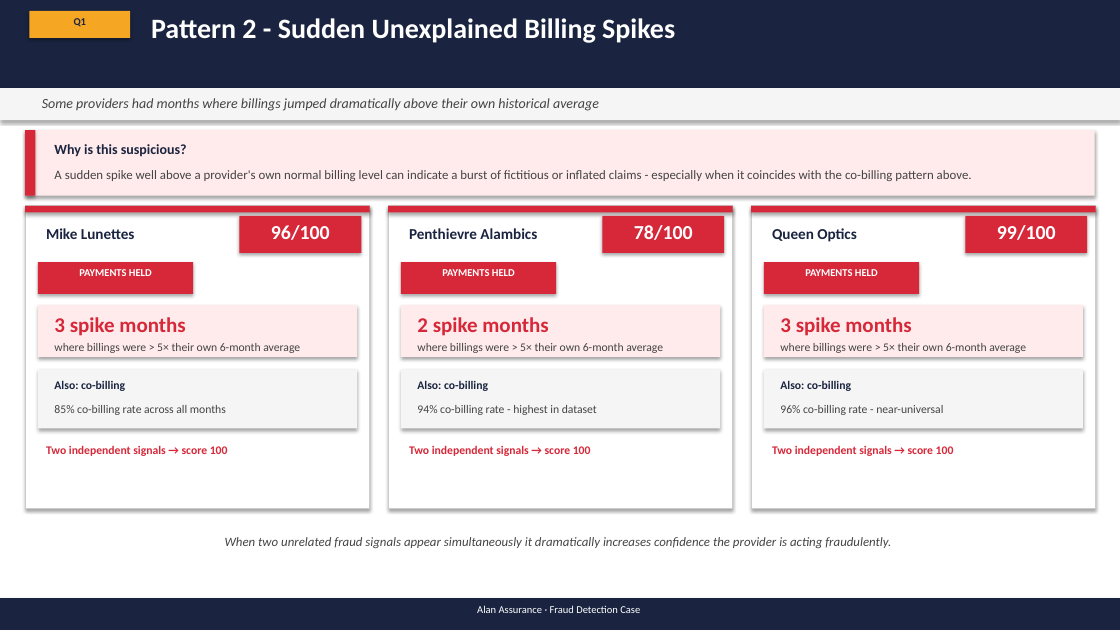
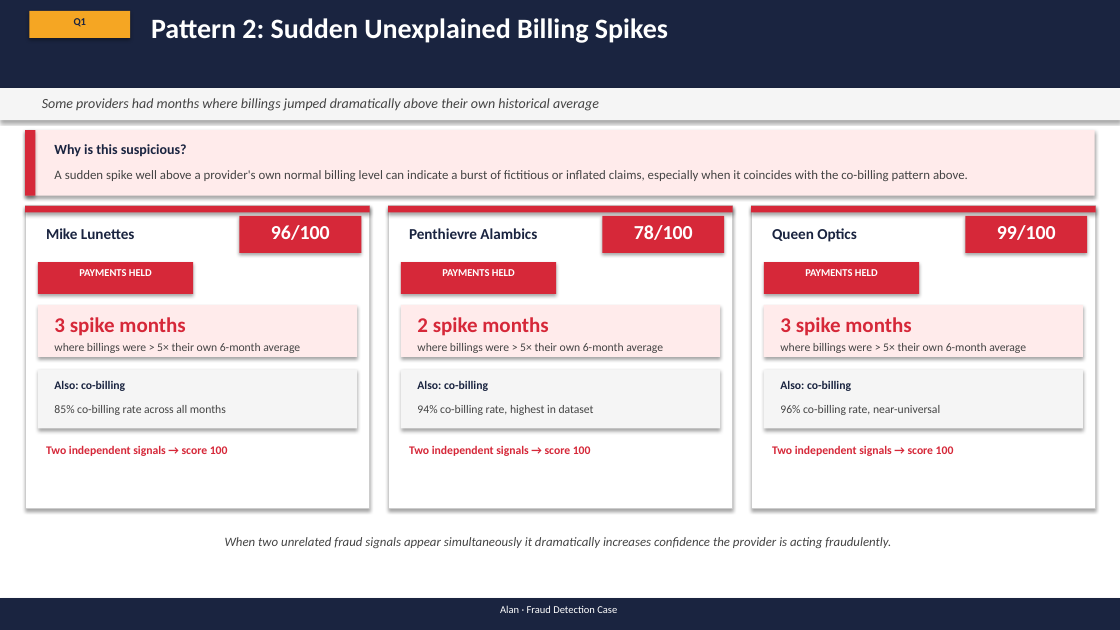
Before and after one commit to MaxwellM34/InsuranceFraudDetection, a slide deck: slide 6 of fraud_ops_presentation_updated.pptx. Drawn at 1120x630 pixels with LibreOffice and Linux fonts; fonts in the diff are those of the drawing. Boxes give left, top, right and bottom in pixels: in the first picture for what was removed or moved away, otherwise in the second. Text is boxed around its words. In the diff, an @@ line names an element or a change of style, - is before the commit and + after.

```diff
--- a/fraud_ops_presentation_updated.pptx
+++ b/fraud_ops_presentation_updated.pptx
@@ text at bbox=[151, 18, 668, 43]: text changed @@
-Pattern 2 - Sudden Unexplained Billing Spikes
+Pattern 2: Sudden Unexplained Billing Spikes
@@ text at bbox=[54, 170, 968, 181]: text changed @@
-A sudden spike well above a provider's own normal billing level can indicate a burst of fictitious or inflated claims - especially when it coincides with the co-billing pattern above.
+A sudden spike well above a provider's own normal billing level can indicate a burst of fictitious or inflated claims, especially when it coincides with the co-billing pattern above.
@@ text at bbox=[417, 405, 594, 415]: text changed @@
-94% co-billing rate - highest in dataset
+94% co-billing rate, highest in dataset
@@ text at bbox=[780, 405, 940, 415]: text changed @@
-96% co-billing rate - near-universal
+96% co-billing rate, near-universal
@@ text at bbox=[500, 605, 617, 613]: text changed @@
-Alan Assurance · Fraud Detection Case
+Alan · Fraud Detection Case
```
Also in this commit, not shown: 12 other slides changed, 1 other file.
